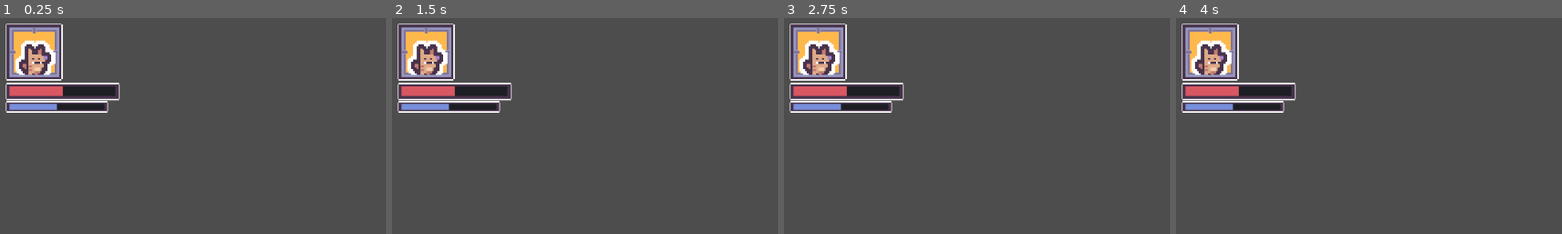
Above: before the commit, frames 1-4 (left to right).
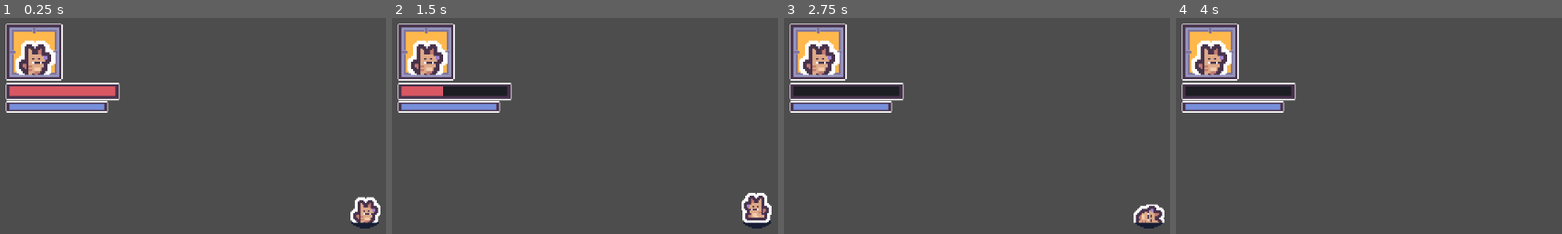
Above: after the commit, the same moments.

Repository: KasaiRaito/Blip
Game: Godot game, scene res://Scenes/Arena/arena.tscn
Same seed, same stepped clock (60 frames per second), same inputs: the game is played once before the commit and once after it. This scene is started directly instead of the project's main scene.
Inputs:
- Up to frame 1 (0.25 s): no input
- Up to frame 2 (1.5 s): tap Enter (ui_accept) at 0.5, 1.35 s; hold D (move_right) 0.53-1.28 s; hold Enter (ui_accept) 0.53-1.28 s; hold S (move_down) from 1.28 s (still down)
- Up to frame 3 (2.75 s): tap Enter (ui_accept) at 1.52, 1.82 s; release S (move_down) at 2.03 s; hold D (move_right) from 2.03 s (still down); hold Enter (ui_accept) from 2.03 s (still down)
- Up to frame 4 (4 s): release D (move_right) at 2.78 s; release Enter (ui_accept) at 2.78 s; hold W (move_up) 2.78-3.53 s; tap Enter (ui_accept) at 2.85, 3.02, 3.32, 3.5 s; hold A (move_left) from 3.53 s (still down); hold Enter (ui_accept) from 3.53 s (still down)

The runs differ from the first frame. In frame 1, 1.9% of the frame differs, in the area x 14-99%, y 31-98%; in frame 2, 1.6%; in frame 3, 1.7%; in frame 4, 1.0%.

Commit message:
PlayerHP_Hurt

Diff:
--- /dev/null
+++ b/Autoload/event_bus.gd
@@ -0,0 +1,5 @@
+extends Node
+
+signal on_player_health_change(current_health: float, max_health : float)
+
+signal on_player_death()
--- /dev/null
+++ b/Scenes/Arena/arena.gd
@@ -0,0 +1,11 @@
+extends Node2D
+class_name Arena
+@onready var health_bar: TextureProgressBar = %HealthBar
+@onready var mana_bar: TextureProgressBar = %ManaBar
+
+func _ready() -> void:
+	EventBus.on_player_health_change.connect(_on_player_health_change)
+	#EventBus.on_player_death.connect(_on_plauer_death)
+
+func _on_player_health_change(current_health : float, max_health : float) -> void:
+	health_bar.value = (current_health / max_health)
--- a/Scenes/Arena/arena.tscn
+++ b/Scenes/Arena/arena.tscn
@@ -1,17 +1,20 @@
 [gd_scene format=3 uid="uid://mymivntxkikn"]
 
 [ext_resource type="Texture2D" uid="uid://dy8e3xkc5qdbp" path="res://assets/TopDownAssets/Sprites/Interface/Tilemap/tilemap_packed.png" id="1_b8w6q"]
+[ext_resource type="Script" uid="uid://boy5ydgggcov0" path="res://Scenes/Arena/arena.gd" id="1_qnyor"]
 [ext_resource type="Texture2D" uid="uid://ccab6or5n1nai" path="res://assets/TopDownAssets/Sprites/Players/tile_0000.png" id="2_fp5lk"]
 [ext_resource type="Texture2D" uid="uid://dxp7naqy4gvku" path="res://assets/TopDownAssets/Sprites/Interface/bar_under.png" id="3_t7yvt"]
 [ext_resource type="Texture2D" uid="uid://bvr7in7eey6cb" path="res://assets/TopDownAssets/Sprites/Interface/bar_over.png" id="4_11not"]
 [ext_resource type="Texture2D" uid="uid://cf2ypr83psjfm" path="res://assets/TopDownAssets/Sprites/Interface/bar_health.png" id="5_qnyor"]
 [ext_resource type="Texture2D" uid="uid://djtqrhxpxpjeg" path="res://assets/TopDownAssets/Sprites/Interface/bar_mana.png" id="6_11not"]
+[ext_resource type="PackedScene" uid="uid://dj3pml36gc1qc" path="res://Scenes/Player/player_dog.tscn" id="8_fsjwy"]
 
 [sub_resource type="AtlasTexture" id="AtlasTexture_b8w6q"]
 atlas = ExtResource("1_b8w6q")
 region = Rect2(48, 0, 48, 48)
 
 [node name="Arena" type="Node2D" unique_id=1447146577]
+script = ExtResource("1_qnyor")
 
 [node name="UI" type="CanvasLayer" parent="." unique_id=1150480895]
 
@@ -48,14 +51,15 @@
 expand_mode = 1
 stretch_mode = 5
 
-[node name="Health" type="TextureProgressBar" parent="UI/PlayerUI" unique_id=1023495405]
+[node name="HealthBar" type="TextureProgressBar" parent="UI/PlayerUI" unique_id=1023495405]
+unique_name_in_owner = true
 layout_mode = 0
 offset_top = 52.0
 offset_right = 100.0
 offset_bottom = 67.0
 max_value = 1.0
 step = 0.0
-value = 0.5
+value = 1.0
 nine_patch_stretch = true
 stretch_margin_left = 2
 stretch_margin_top = 2
@@ -66,13 +70,14 @@
 texture_progress = ExtResource("5_qnyor")
 
 [node name="ManaBar" type="TextureProgressBar" parent="UI/PlayerUI" unique_id=1619766353]
+unique_name_in_owner = true
 layout_mode = 0
 offset_top = 67.5
 offset_right = 90.0
 offset_bottom = 77.5
 max_value = 1.0
 step = 0.0
-value = 0.5
+value = 1.0
 nine_patch_stretch = true
 stretch_margin_left = 2
 stretch_margin_top = 2
@@ -81,3 +86,6 @@
 texture_under = ExtResource("3_t7yvt")
 texture_over = ExtResource("4_11not")
 texture_progress = ExtResource("6_11not")
+
+[node name="PlayerDog" parent="." unique_id=923580134 instance=ExtResource("8_fsjwy")]
+position = Vector2(320, 182)
--- a/Scenes/Components/health_component.gd
+++ b/Scenes/Components/health_component.gd
@@ -18,7 +18,7 @@
 		current_health = clamp(current_health , 0.0, max_helath)
 		on_unit_damage.emit(abs(value))
 
-		if current_health == 0:
+		if current_health == 0.0:
 			die()
 
 func die() -> void:
--- a/Scenes/Player/player.gd
+++ b/Scenes/Player/player.gd
@@ -4,10 +4,14 @@
 @export var data: PlayerData
 @onready var visuals: Node2D = $Visuals
 @onready var anim_sprite: AnimatedSprite2D = %AnimatedSprite2D
+@onready var health_component: HealthComponent = $HealthComponent
 
 var can_move = true
 var movement: Vector2
 var direction: Vector2
+
+func _ready() -> void:
+	health_component.init_health(data.max_hp)
 
 func _physics_process(delta: float) -> void:
 	if not can_move:
@@ -32,3 +36,22 @@
 			visuals.scale = Vector2(1.25, 1.25)
 		else:
 			visuals.scale = Vector2(-1.25, 1.25)
+
+func _on_health_component_on_unit_damage(amount: float) -> void:
+	EventBus.on_player_health_change.emit(health_component.current_health, data.max_hp)
+
+
+func _on_health_component_on_unit_dead() -> void:
+	can_move = false
+	anim_sprite.play("dead")
+	await get_tree().create_timer(1.0).timeout
+	queue_free()
+	#EventBus.on_player_death.emit()
+
+func _on_health_component_on_unit_heal(amount: float) -> void:
+	pass
+
+#TEST FUNCTIONS
+func _input(event: InputEvent) -> void:
+	if event.is_action_pressed("ui_accept"):
+		health_component.take_damage(1)
--- a/Scenes/Player/player_base.tscn
+++ b/Scenes/Player/player_base.tscn
@@ -3,6 +3,7 @@
 [ext_resource type="Script" uid="uid://d0wb237vhun75" path="res://Scenes/Player/player.gd" id="1_jfsk2"]
 [ext_resource type="Resource" uid="uid://4qmutxra8j5a" path="res://Data/Player/player_base.tres" id="2_isex5"]
 [ext_resource type="Texture2D" uid="uid://dawvmsgg5mc6o" path="res://assets/TopDownAssets/Sprites/Shadow.png" id="2_kxl1r"]
+[ext_resource type="Script" uid="uid://c0d0aiotcww18" path="res://Scenes/Components/health_component.gd" id="4_l7qia"]
 
 [sub_resource type="CapsuleShape2D" id="CapsuleShape2D_kxl1r"]
 
@@ -29,3 +30,7 @@
 shape = SubResource("CapsuleShape2D_kxl1r")
 
 [node name="Camera2D" type="Camera2D" parent="." unique_id=1614318113]
+
+[node name="HealthComponent" type="Node2D" parent="." unique_id=1173375576]
+script = ExtResource("4_l7qia")
+metadata/_custom_type_script = "uid://c0d0aiotcww18"
--- a/Scenes/Player/player_dog.tscn
+++ b/Scenes/Player/player_dog.tscn
@@ -46,3 +46,7 @@
 [node name="AnimatedSprite2D" parent="Visuals" parent_id_path=PackedInt32Array(2017909200) index="1" unique_id=982596316]
 sprite_frames = SubResource("SpriteFrames_k54n3")
 animation = &"dead"
+
+[connection signal="on_unit_damage" from="HealthComponent" to="." method="_on_health_component_on_unit_damage"]
+[connection signal="on_unit_dead" from="HealthComponent" to="." method="_on_health_component_on_unit_dead"]
+[connection signal="on_unit_heal" from="HealthComponent" to="." method="_on_health_component_on_unit_heal"]
--- a/project.godot
+++ b/project.godot
@@ -24,6 +24,7 @@
 Transition="*res://Autoload/transition.tscn"
 Global="*res://Autoload/global.gd"
 Music="*res://Autoload/music.tscn"
+EventBus="*uid://gfvgxgwtsj6o"
 
 [display]
 
Not shown, added: Autoload/event_bus.gd.uid
Not shown, added: Scenes/Arena/arena.gd.uid
